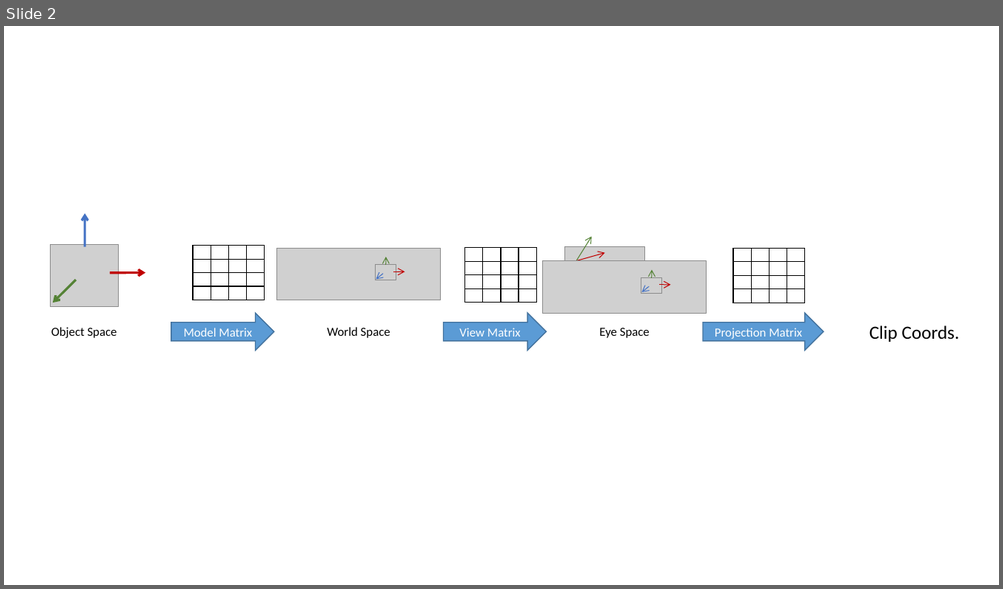
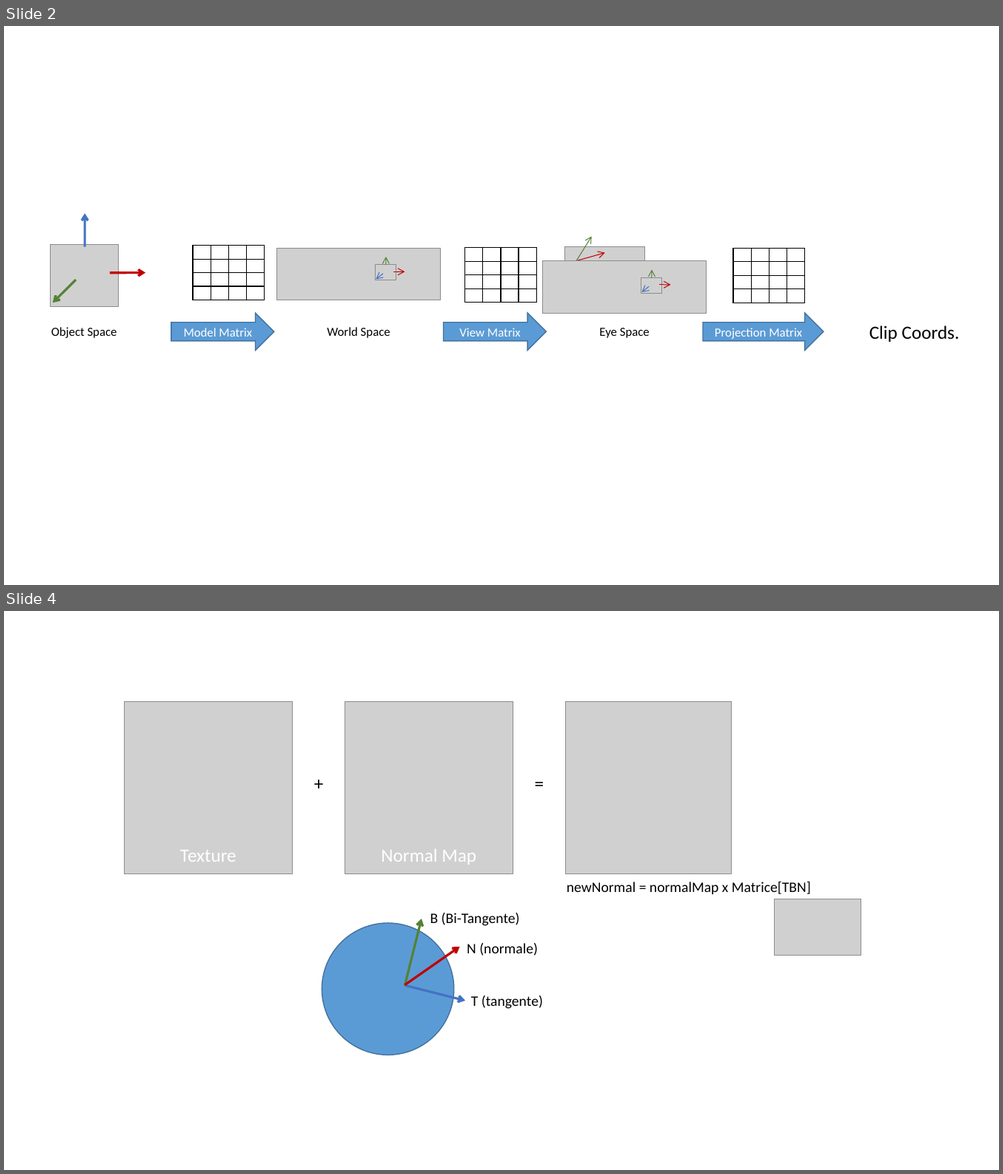
Before and after one commit to GwennaelBuchet/zenibar_webgl, a slide deck: presentation/server/public/assets/Presentation1.pptx. Shown one above the other, each under a label of ours: slide 2 before the commit, slides 2 and 4 after it; the slides between them are not shown. The pictures are 1003x589 and 1003x1174 pixels, drawn with LibreOffice and Linux fonts; fonts in the diff are those of the drawing; grey boxes stand for pictures. Boxes give left, top, right and bottom in pixels: in the first picture for what was removed or moved away, otherwise in the second. Text is boxed around its words. In the diff, an @@ line names an element or a change of style, - is before the commit and + after.

```diff
--- a/presentation/server/public/assets/Presentation1.pptx
+++ b/presentation/server/public/assets/Presentation1.pptx
@@ slide 4 added at <box>4,611,999,1170</box>, background #FFFFFF @@
@@ picture added at <box>124,702,292,874</box> @@
@@ picture added at <box>345,701,513,874</box> @@
@@ picture added at <box>566,701,731,874</box> @@
@@ text added at <box>303,769,334,798</box>, 18 pt, text #000000 @@
++
@@ text added at <box>524,769,555,798</box>, 18 pt, text #000000 @@
+=
@@ text added at <box>180,850,236,862</box>, 18 pt, text #FFFFFF @@
+Texture
@@ text added at <box>381,849,476,865</box>, 18 pt, text #FFFFFF @@
+Normal Map
@@ text added at <box>566,881,811,894</box>, 14 pt, text #000000 @@
+newNormal = normalMap x Matrice[TBN]
@@ arrow added from (404, 986) to (421, 919), #548235 2.25 pt @@
@@ text added at <box>430,913,520,926</box>, 14 pt, text #000000 @@
+B (Bi-Tangente)
@@ picture added at <box>774,900,861,956</box> @@
@@ ellipse added at <box>322,923,454,1056</box>, fill #5B9BD5, outline #43739E 1 pt @@
@@ text added at <box>466,943,538,956</box>, 14 pt, text #000000 @@
+N (normale)
@@ arrow added from (404, 985) to (460, 947), #C00000 2.25 pt @@
@@ arrow added from (405, 985) to (465, 1001), #4472C4 2.25 pt @@
@@ text added at <box>471,996,543,1009</box>, 14 pt, text #000000 @@
+T (tangente)
```
Also in this commit, not shown: 1 other slide added, 11 other files.
